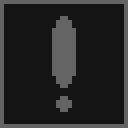
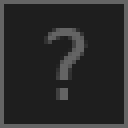
Revision of a layered 128 x 128 image; what changed, layer by layer:
added layer "Layer 1" above "?Lorem Ipsum" over [96, 20, 124, 112]
added layer "?Lorem Ipsum" above "Background" over [44, 28, 124, 100]
added layer "Background" over [4, 4, 124, 124]
